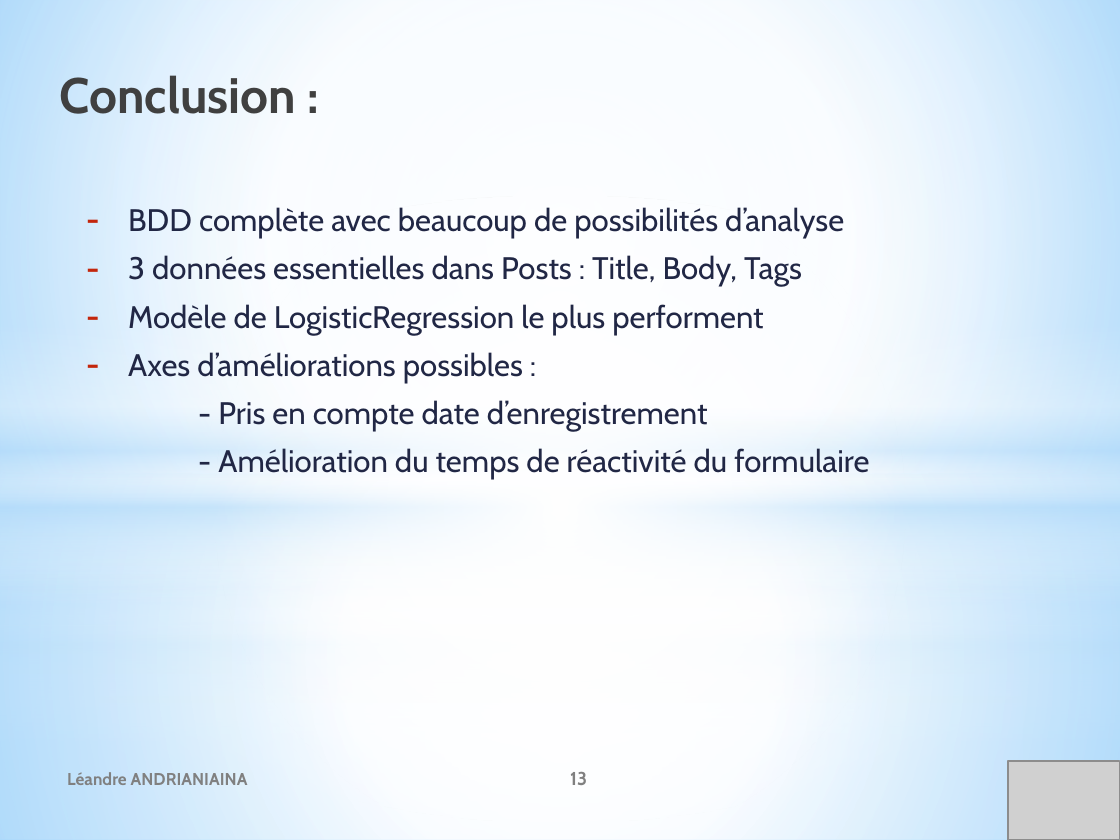
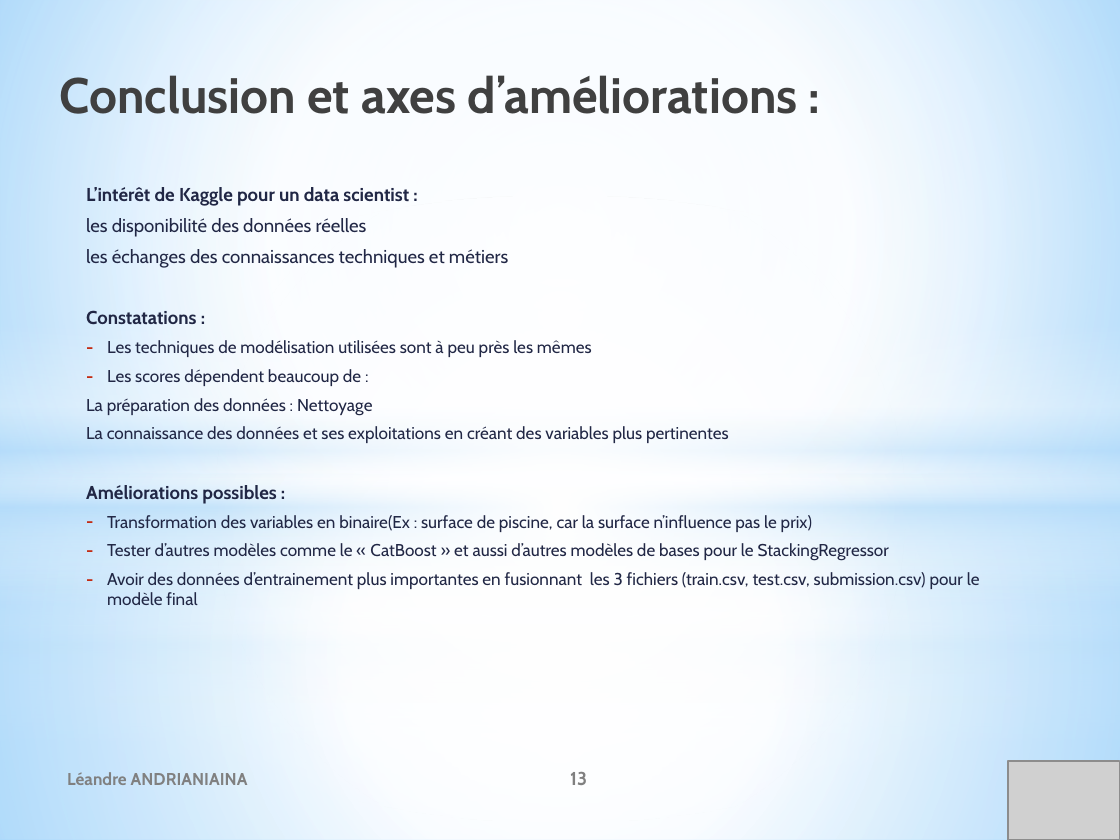
Before and after one commit to leandre12/houseprice, a slide deck: slide 13 of documents/P8_Presentationprojet.pptx. Drawn at 1120x840 pixels with LibreOffice and Linux fonts; fonts in the diff are those of the drawing; grey boxes stand for pictures. Boxes give left, top, right and bottom in pixels: in the first picture for what was removed or moved away, otherwise in the second. Text is boxed around its words. In the diff, an @@ line names an element or a change of style, - is before the commit and + after.

Commit message:
version finale du P8

```diff
--- a/documents/P8_Presentationprojet.pptx
+++ b/documents/P8_Presentationprojet.pptx
@@ title at <box>60,75,798,114</box>: text changed @@
-Conclusion :
+Conclusion et axes d’améliorations :
@@ text at <box>86,187,980,605</box>: text changed; size 20 to 11 pt @@
-– BDD complète avec beaucoup de possibilités d’analyse
-– 3 données essentielles dans Posts : Title, Body, Tags
-– Modèle de LogisticRegression le plus performent
-– Axes d’améliorations possibles :
-- Pris en compte date d’enregistrement
-- Amélioration du temps de réactivité du formulaire
+L’intérêt de Kaggle pour un data scientist :
+les disponibilité des données réelles
+les échanges des connaissances techniques et métiers
+Constatations :
+– Les techniques de modélisation utilisées sont à peu près les mêmes
+– Les scores dépendent beaucoup de :
+La préparation des données : Nettoyage
+La connaissance des données et ses exploitations en créant des variables plus pertinentes
+Améliorations possibles :
+– Transformation des variables en binaire(Ex : surface de piscine, car la surface n’influence pas le prix)
+– Tester d’autres modèles comme le « CatBoost » et aussi d’autres modèles de bases pour le StackingRegressor
+– Avoir des données d’entrainement plus importantes en fusionnant les 3 fichiers (train.csv, test.csv, submission.csv) pour le modèle final
```
Also in this commit, not shown: 6 other slides changed, 6 slides added, 6 slides removed, 9 other files.
